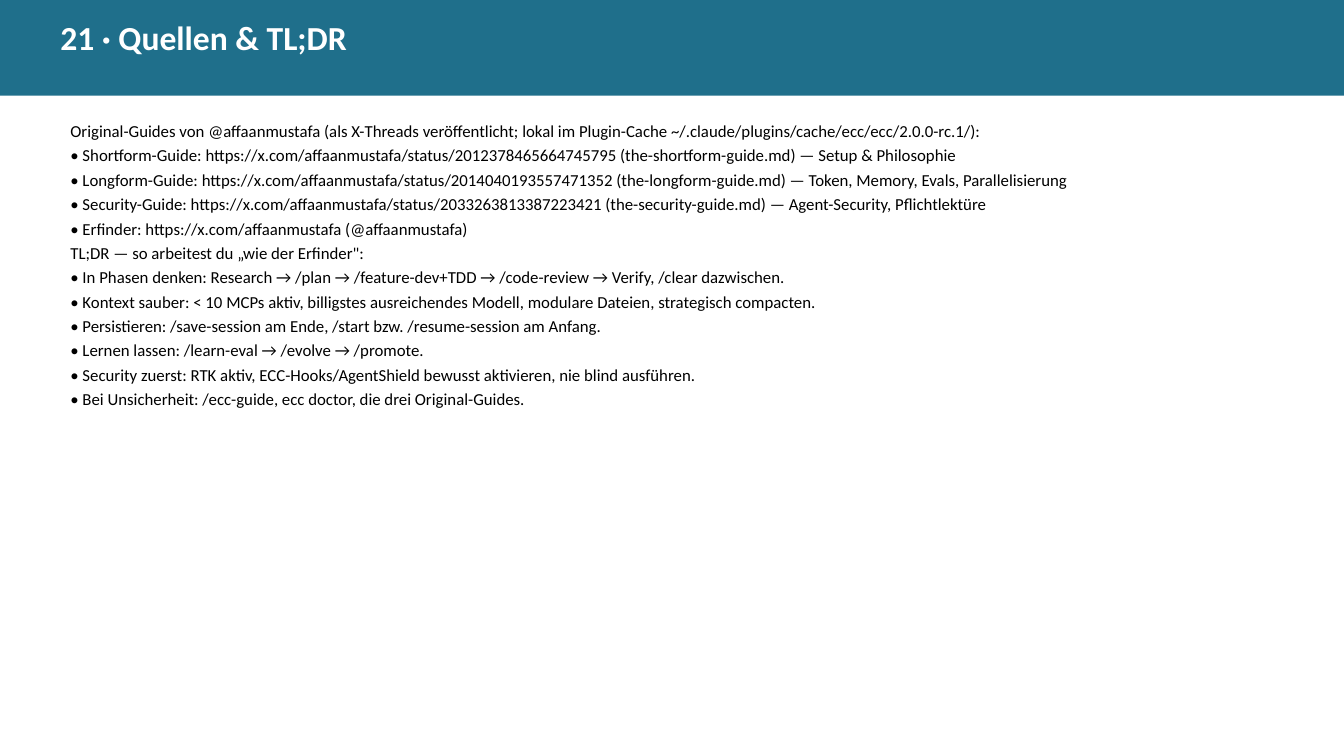
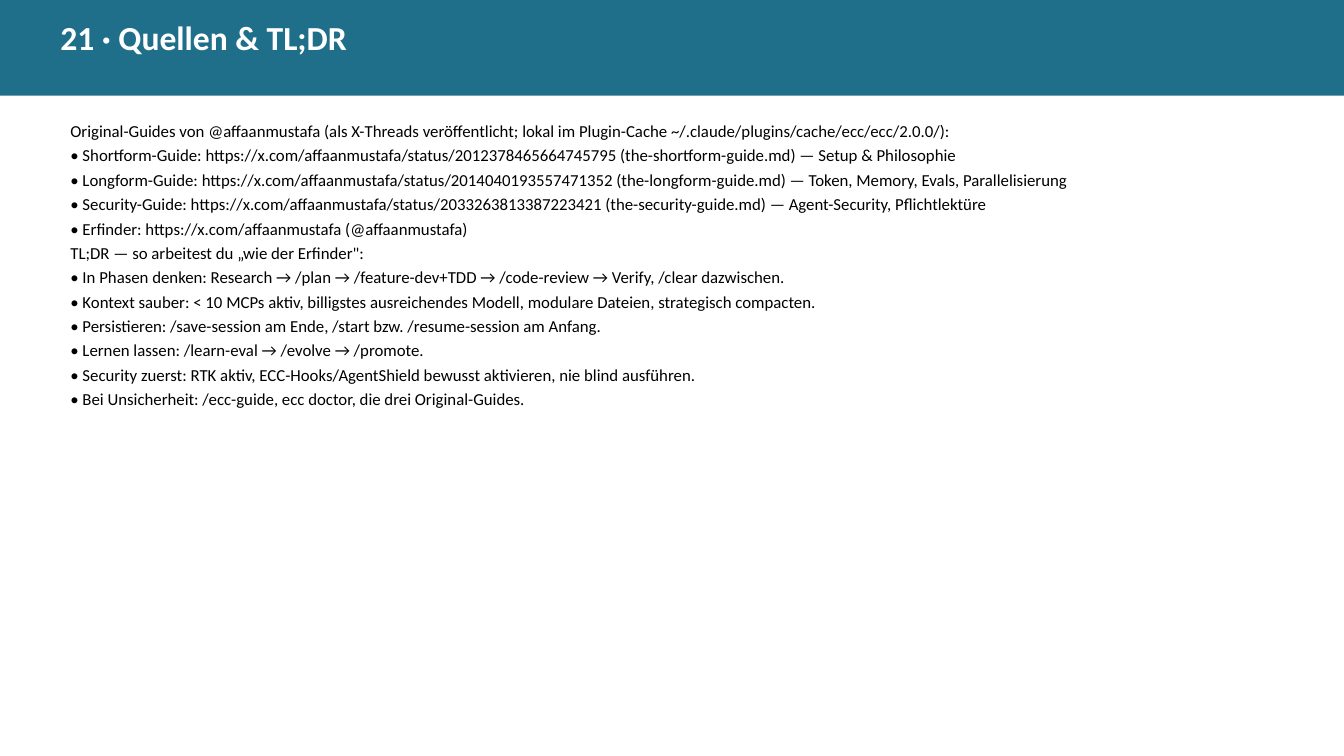
Before and after one commit to Paulee8155/Claude-Code-BestPractice, a slide deck: slide 31 of docs/ECC-Harness-Guide.de.pptx (slide 29 before the commit). Drawn at 1344x756 pixels with LibreOffice and Linux fonts; fonts in the diff are those of the drawing. Boxes give left, top, right and bottom in pixels: in the first picture for what was removed or moved away, otherwise in the second. Text is boxed around its words. In the diff, an @@ line names an element or a change of style, - is before the commit and + after.

```diff
--- a/docs/ECC-Harness-Guide.de.pptx
+++ b/docs/ECC-Harness-Guide.de.pptx
@@ text at (70, 125, 949, 140): text changed @@
-Original-Guides von @affaanmustafa (als X-Threads veröffentlicht; lokal im Plugin-Cache ~/.claude/plugins/cache/ecc/ecc/2.0.0-rc.1/):
+Original-Guides von @affaanmustafa (als X-Threads veröffentlicht; lokal im Plugin-Cache ~/.claude/plugins/cache/ecc/ecc/2.0.0/):
```
Also in this commit, not shown: 8 other slides changed, 2 slides added, 10 other files.
